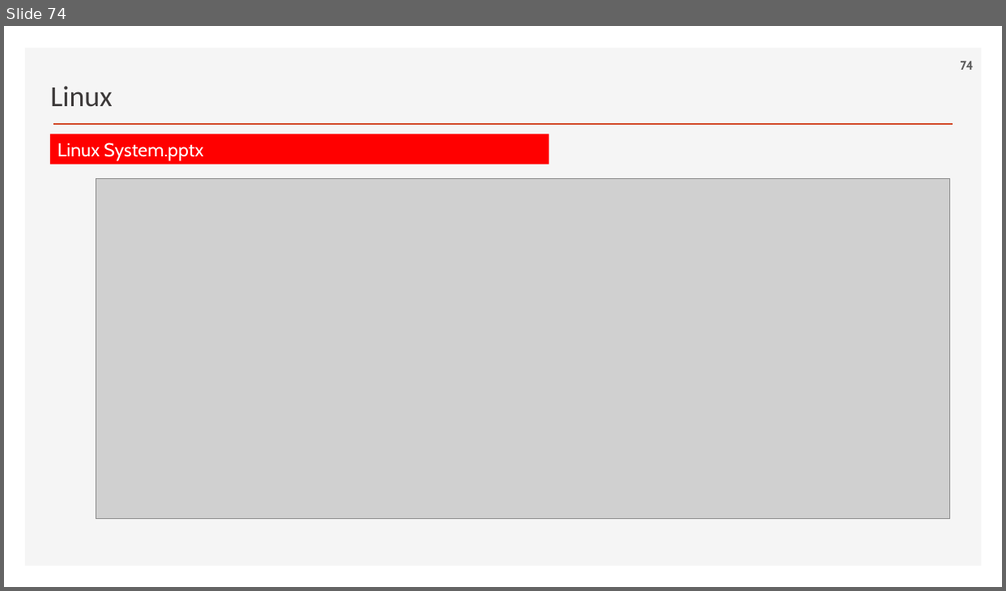
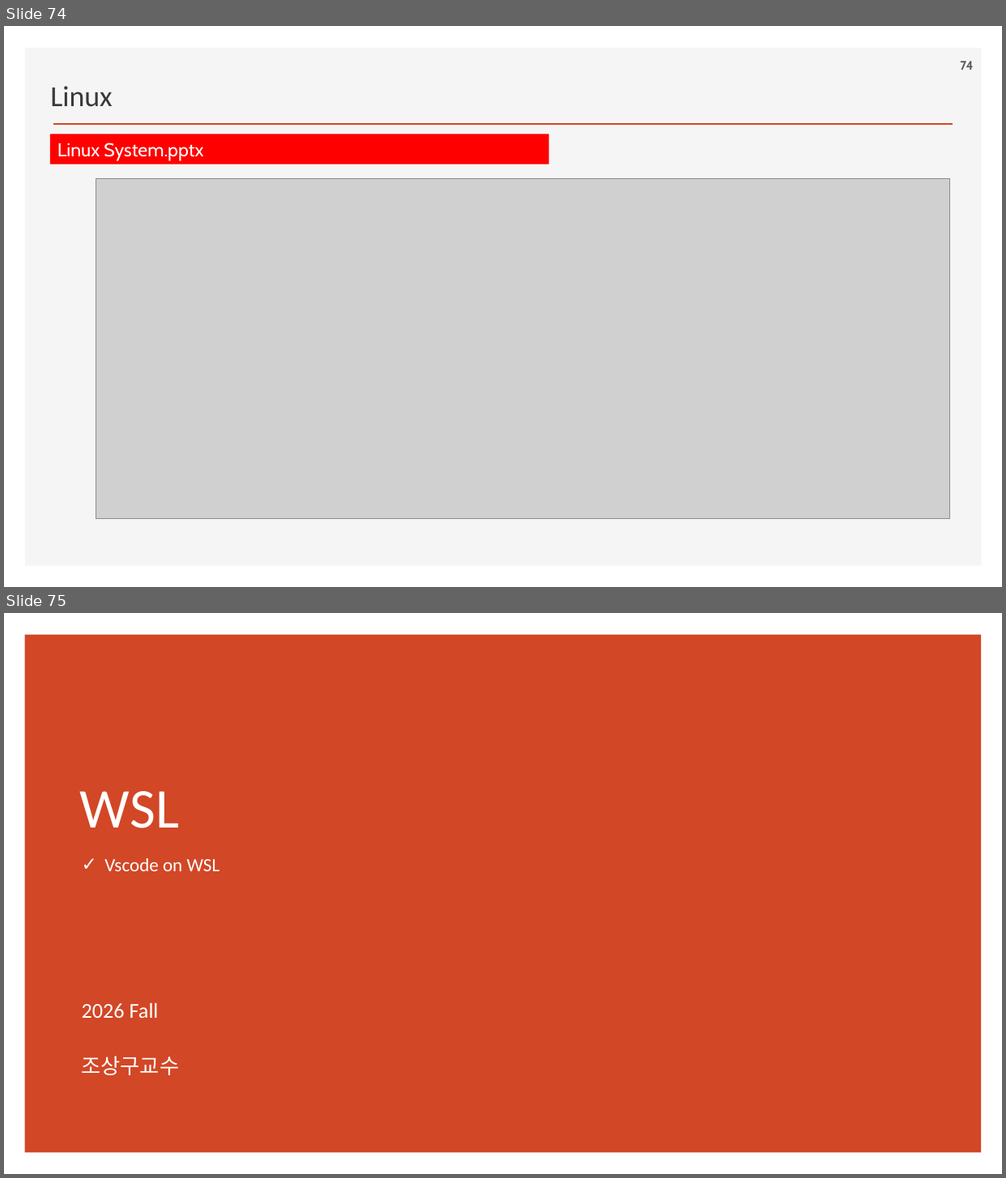
Before and after one commit to ancestor9/2026_Fall_AI-Workflow, a slide deck: PPTs/00_App Deployment.pptx. Shown one above the other, each under a label of ours: slide 74 before the commit, slides 74 and 75 after it. The pictures are 1006x591 and 1006x1178 pixels, drawn with LibreOffice and Linux fonts; fonts in the diff are those of the drawing; grey boxes stand for pictures; background and template pictures are left out. Boxes give left, top, right and bottom in pixels: in the first picture for what was removed or moved away, otherwise in the second. Text is boxed around its words. In the diff, an @@ line names an element or a change of style, - is before the commit and + after.

```diff
--- a/PPTs/00_App Deployment.pptx
+++ b/PPTs/00_App Deployment.pptx
@@ slide 75 added at box(4, 613, 1002, 1174), background #FFFFFF @@
@@ rectangle added at box(25, 635, 982, 1153), fill #D24726 @@
@@ title added at box(80, 791, 179, 828), 54 pt, text #FFFFFF @@
+WSL
@@ text added at box(104, 858, 220, 871), 18 pt, text #FFFFFF @@
+✓ Vscode on WSL
@@ text added at box(82, 1003, 179, 1076), 20.4 pt, text #FFFFFF @@
+2026 Fall
+조상구교수
```
Also in this commit, not shown: 4 other slides added.
